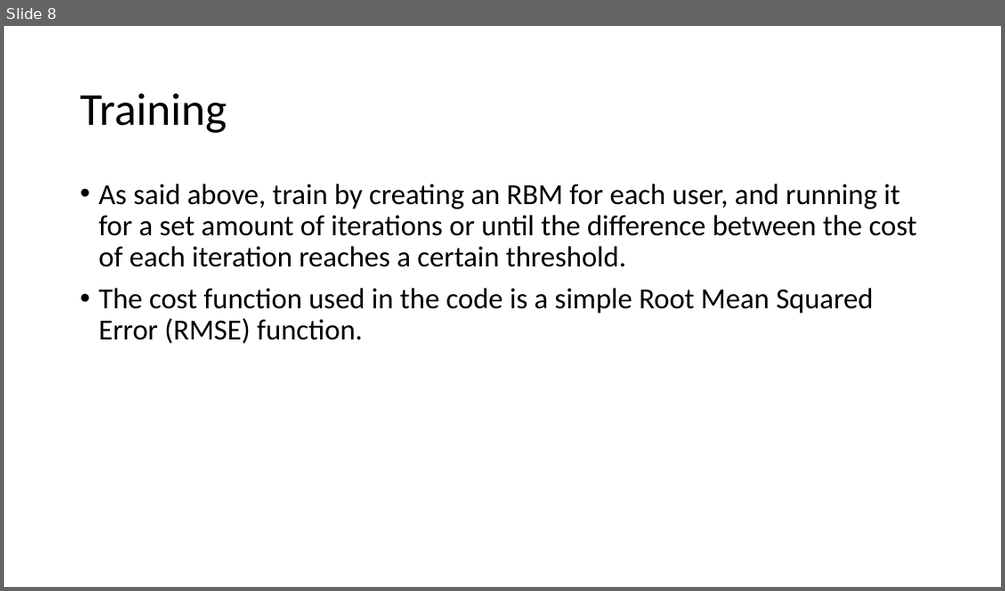
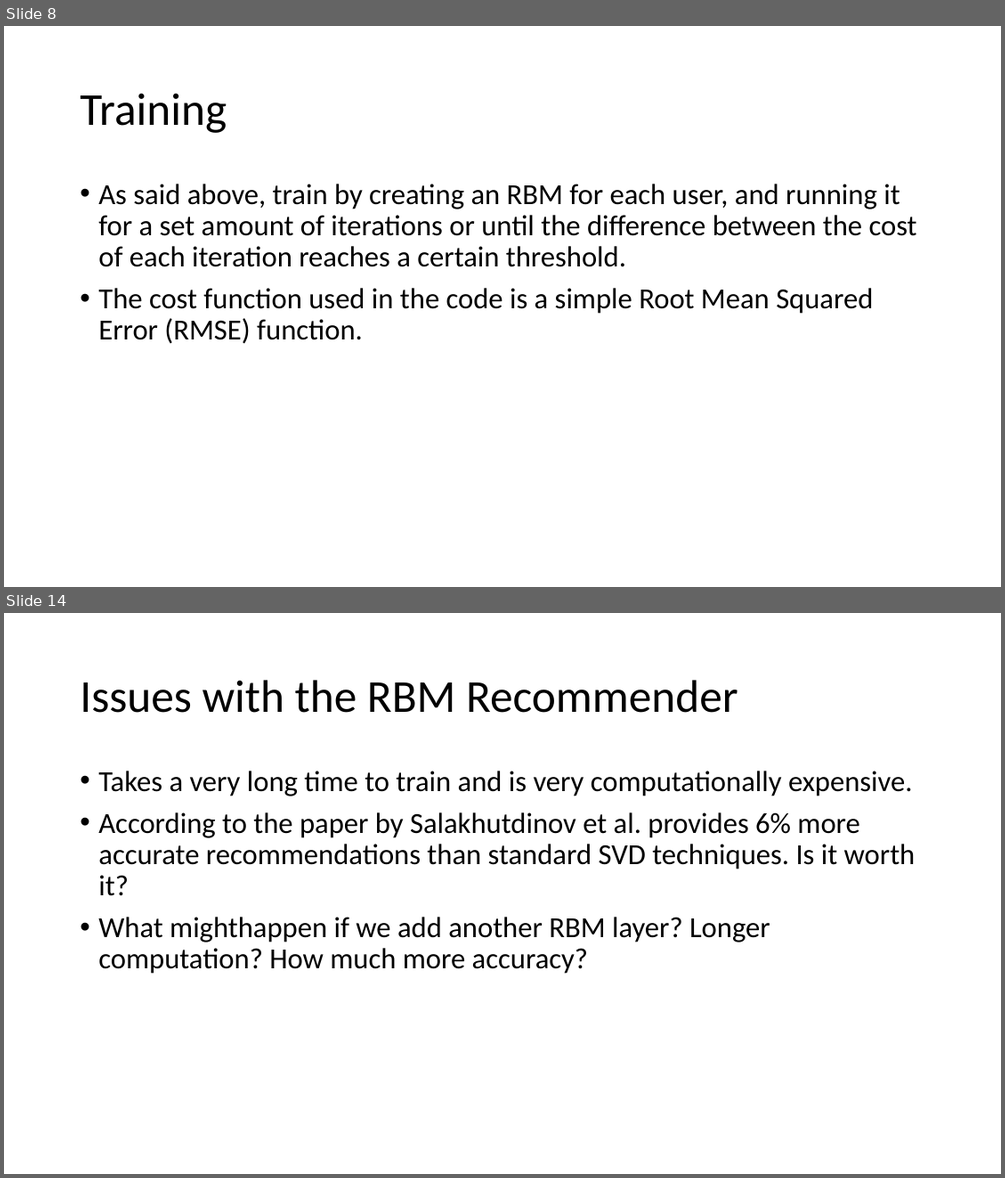
Before and after one commit to julianClayton/Recommender-RBM, a slide deck: rbm_cf.pptx. Shown one above the other, each under a label of ours: slide 8 before the commit, slides 8 and 14 after it; the slides between them are not shown. The pictures are 1005x591 and 1005x1178 pixels, drawn with LibreOffice and Linux fonts; fonts in the diff are those of the drawing. Boxes give left, top, right and bottom in pixels: in the first picture for what was removed or moved away, otherwise in the second. Text is boxed around its words. In the diff, an @@ line names an element or a change of style, - is before the commit and + after.

```diff
--- a/rbm_cf.pptx
+++ b/rbm_cf.pptx
@@ slide 14 added at (4, 613, 1001, 1174), background #FFFFFF @@
@@ title added at (80, 680, 738, 713), 44 pt, text #000000 @@
+Issues with the RBM Recommender
@@ text added at (98, 771, 915, 973), 28 pt, text #000000 @@
+• Takes a very long time to train and is very computationally expensive.
+• According to the paper by Salakhutdinov et al. provides 6% more accurate recommendations than standard SVD techniques. Is it worth it?
+• What mighthappen if we add another RBM layer? Longer computation? How much more accuracy?
```
Also in this commit, not shown: 1 slide changed, 4 other slides added.
